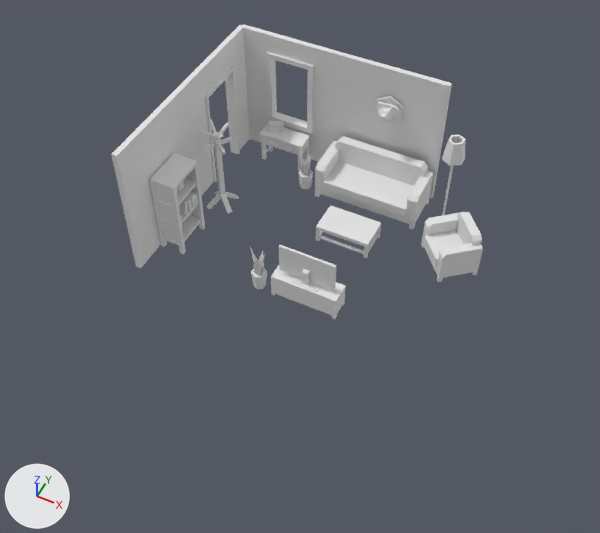
A saved change to the glTF model scenes/scene0.gltf.
One viewpoint serves both versions: a camera (50 mm lens) standing at (3.91, -10.86, 10.93) and looking at (-0.09, -2.86, 0.94). The axes (+X, +Y, +Z) are drawn at lower left. The lights are the same throughout. Where no turn or scale is listed for an object, it has been applied to the vertices.

Objects in the first picture: 'bear', 'bookcase_closed', 'books', 'books.001', 'cabinet_television', 'coat_rack_standing', 'lamp_round_floor', 'lounge_chair', 'lounge_sofa', 'potted_plant', 'potted_plant.001', 'radio', 'side_table_drawers', 'table_coffee', 'television_modern', 'wall', 'wall.001', 'wall_doorway', 'wall_window'.
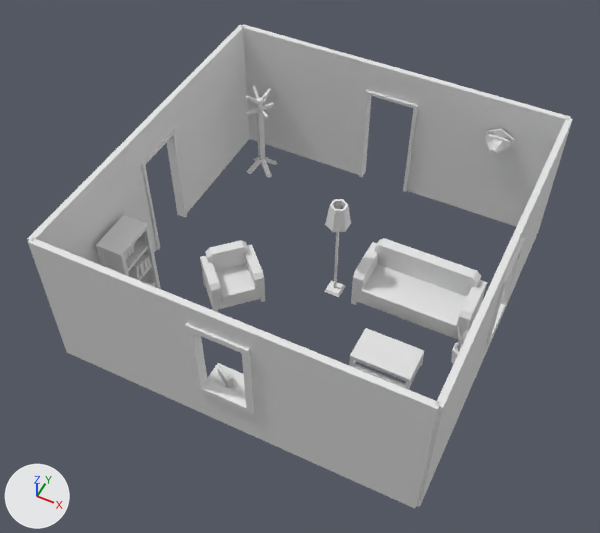
Boxes (x1, y1, x2, y2) around the edits, measured in the pictures (600 x 533 px):
'wall_window', moved
    before: (242, 24, 343, 162)
    after: (150, 287, 289, 451)
'wall.005', added
    after: (285, 341, 440, 508)
'wall', moved, turned
    before: (337, 53, 452, 199)
    after: (181, 25, 249, 197)
'lounge_sofa', moved
    before: (315, 136, 433, 229)
    after: (351, 238, 487, 340)
'wall.006', added
    after: (432, 83, 570, 227)
'wall.004', added
    after: (28, 238, 172, 399)
'wall.001', moved
    before: (111, 84, 195, 268)
    after: (27, 154, 130, 265)
'wall.003', added
    after: (242, 24, 343, 167)
'wall_doorway.001', added
    after: (336, 52, 452, 199)
'lounge_chair', moved, turned
    before: (421, 212, 483, 282)
    after: (200, 240, 265, 312)
'bookcase_closed', moved
    before: (150, 153, 205, 254)
    after: (96, 215, 161, 289)
'table_coffee', moved
    before: (316, 205, 381, 258)
    after: (349, 328, 424, 390)
'wall.007', added
    after: (416, 288, 496, 507)
'wall_window.001', added
    after: (467, 194, 538, 396)
'coat_rack_standing', moved
    before: (202, 119, 239, 213)
    after: (245, 85, 278, 178)
'wall.009', added
    after: (506, 118, 573, 306)
'lamp_round_floor', moved
    before: (442, 135, 465, 215)
    after: (324, 199, 351, 297)
'cabinet_television', moved (not visible afterwards)
    before: (271, 265, 346, 319)
'television_modern', moved (not visible afterwards)
    before: (279, 245, 337, 292)
'side_table_drawers', moved
    before: (260, 125, 310, 171)
    after: (207, 363, 245, 395)
'bear', moved
    before: (375, 96, 403, 123)
    after: (483, 129, 515, 156)
'potted_plant.001', moved
    before: (299, 149, 313, 190)
    after: (451, 324, 468, 364)
'books', moved
    before: (179, 192, 198, 215)
    after: (128, 254, 151, 279)
'potted_plant', moved (not visible afterwards)
    before: (250, 247, 267, 289)
'radio', moved, turned
    before: (267, 121, 284, 132)
    after: (217, 364, 234, 388)
'books.001', moved
    before: (176, 181, 184, 191)
    after: (124, 245, 134, 259)

The edits, one by one:
Object 'bear' (ob_bear) moves from (0.0, 0.5, 1.8) to (2.0, 0.5, 1.8).
Object 'books' (ob_books) moves from (-2.6, -2.3, 0.7) to (-2.53, -3.9, 0.67).
Object 'bookcase_closed' (ob_bookcase_closed) moves from (-2.7, -2.4, 0.0) to (-2.63, -4.0, -0.03).
Object 'lounge_chair' (ob_lounge_chair) moves from (1.8, -0.8, 0.0) to (-1.2, -3.16, 0.0).
Object 'lounge_chair' (ob_lounge_chair) turns from (0, 0, -50) to (0, 0, 45) degrees about x, y and z.
Object 'potted_plant' (ob_potted_plant) moves from (-0.9, -2.8, 0.0) to (0.8, -5.12, 0.02).
Object 'table_coffee' (ob_table_coffee) moves from (0.0, -1.1, 0.0) to (1.7, -3.4, 0.0).
Object 'television_modern' (ob_television_modern) moves from (0.0, -2.8, 0.5) to (1.7, -5.12, 0.52).
Object 'cabinet_television' (ob_cabinet_television) moves from (0.0, -2.75, 0.05) to (1.7, -5.07, 0.07).
Object 'potted_plant.001' (ob_potted_plant_001) moves from (-1.3, -0.2, 0.0) to (2.7, -2.8, 0.0).
Object 'coat_rack_standing' (ob_coat_rack_standing) moves from (-2.5, -1.3, 0.0) to (-2.3, -0.1, 0.0).
Object 'books.001' (ob_books_001) moves from (-2.7, -2.5, 1.2) to (-2.63, -4.1, 1.17).
Object 'side_table_drawers' (ob_side_table_drawers) moves from (-2.0, 0.3, 0.0) to (-0.01, -5.08, -0.03).
Object 'radio' (ob_radio) moves from (-2.21, 0.33, 0.65) to (-0.2, -5.1, 0.6).
Object 'radio' (ob_radio) turns from (0, 0, 25) to (0, 0, 150) degrees about x, y and z.
Object 'lounge_sofa' (ob_lounge_sofa) moves from (0.0, 0.0, 0.0) to (1.7, -2.1, 0.0).
Object 'lamp_round_floor' (ob_lamp_round_floor) moves from (1.4, 0.0, 0.0) to (0.3, -2.3, 0.0).
Object 'wall' (ob_wall) moves from (0.0, 0.6, 0.0) to (-3.0, -0.4, 0.0).
Object 'wall' (ob_wall) turns from (0, 0, 0) to (0, 0, 90) degrees about x, y and z.
Object 'wall.001' (ob_wall_001) moves from (-3.0, -2.4, 0.0) to (-3.0, -4.4, 0.0).
Object 'wall_window' (ob_wall_window) moves from (-2.0, 0.6, 0.0) to (0.0, -5.4, 0.0).
Object 'wall_doorway.001' (ob_wall_doorway_001) is new; it shows me_wall_doorway.
Its location is (0.0, 0.6, 0.0).
Its rotation in degrees is (0, 0, 180).
Object 'wall_window.001' (ob_wall_window_001) is new; it shows me_wall_window.
Its location is (3.0, -2.4, 0.0).
Its rotation in degrees is (0, 0, 90).
Object 'wall.009' (ob_wall_009) is new; it shows me_wall.
Its location is (3.0, -0.4, 0.0).
Its rotation in degrees is (0, 0, 90).
Object 'wall.007' (ob_wall_007) is new; it shows me_wall.
Its location is (3.0, -4.4, 0.0).
Its rotation in degrees is (0, 0, 90).
Object 'wall.006' (ob_wall_006) is new; it shows me_wall.
Its location is (2.0, 0.6, 0.0).
Object 'wall.005' (ob_wall_005) is new; it shows me_wall.
Its location is (2.0, -5.4, 0.0).
Object 'wall.004' (ob_wall_004) is new; it shows me_wall.
Its location is (-2.0, -5.4, 0.0).
Object 'wall.003' (ob_wall_003) is new; it shows me_wall.
Its location is (-2.0, 0.6, 0.0).
